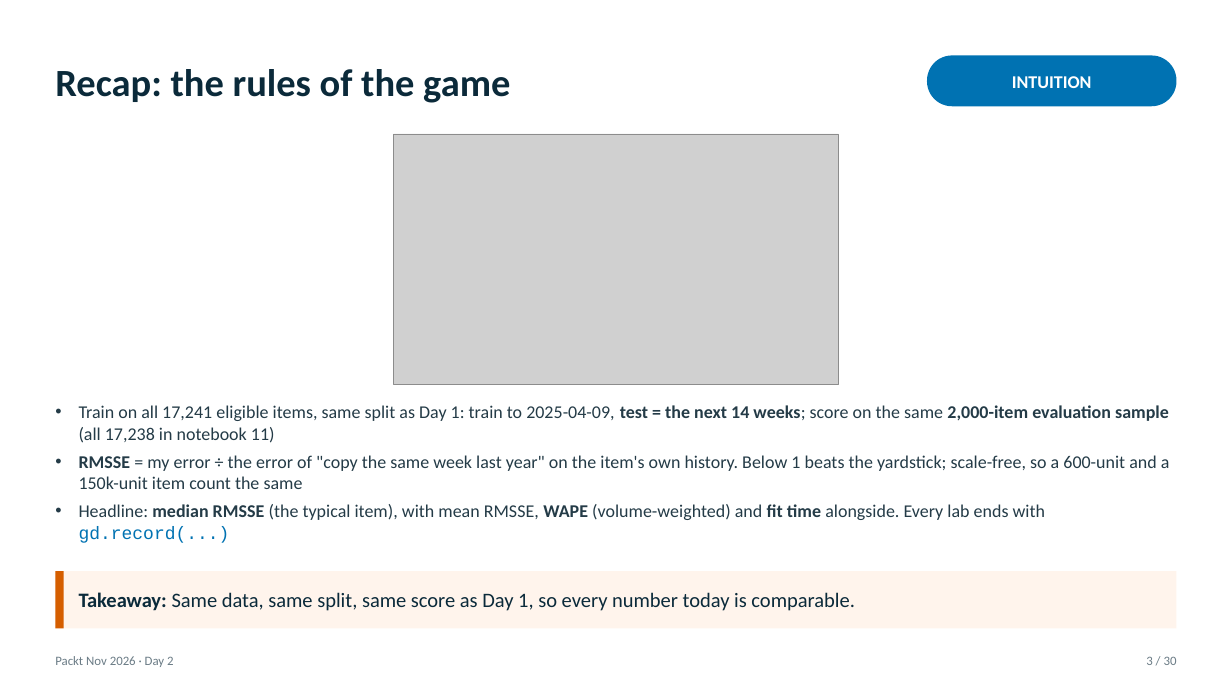
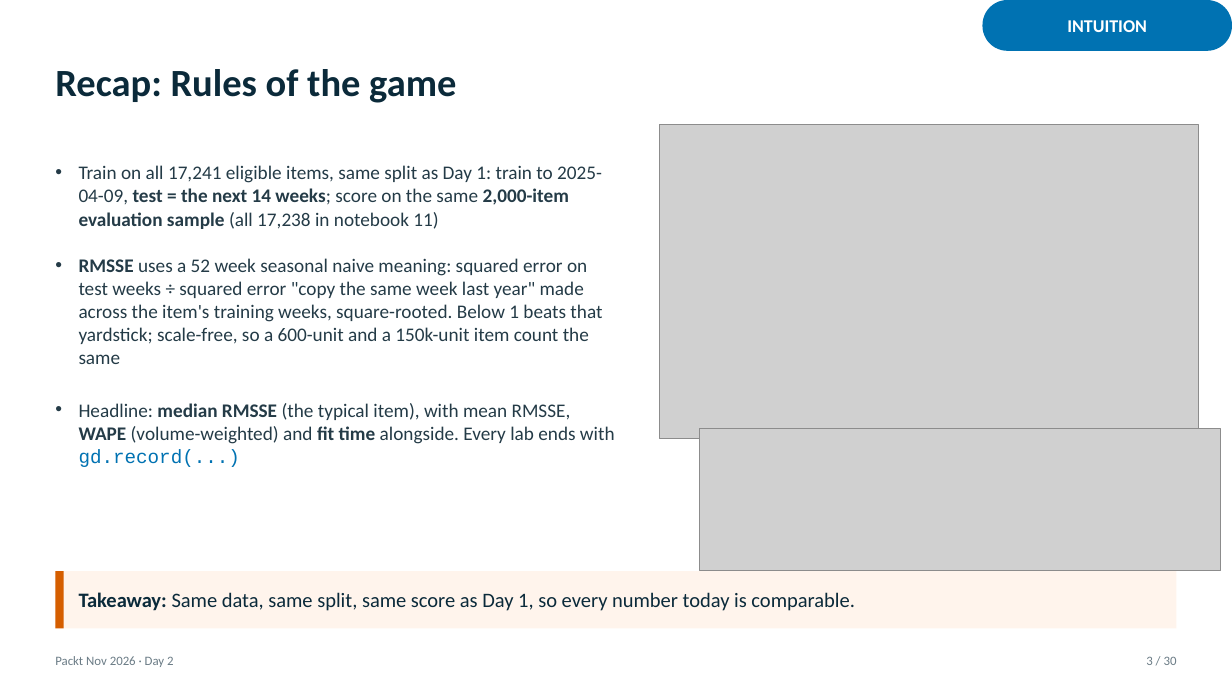
Before and after one commit to tackes/time-series-forecasting-bootcamp, a slide deck: slide 3 of day2_neural/slides_full/day2_slides.pptx. Drawn at 1232x693 pixels with LibreOffice and Linux fonts; fonts in the diff are those of the drawing; grey boxes stand for pictures. Boxes give left, top, right and bottom in pixels: in the first picture for what was removed or moved away, otherwise in the second. Text is boxed around its words. In the diff, an @@ line names an element or a change of style, - is before the commit and + after.

```diff
--- a/day2_neural/slides_full/day2_slides.pptx
+++ b/day2_neural/slides_full/day2_slides.pptx
@@ text "INTUITION": place and size @@
-text "INTUITION" at <box>1012,76,1092,88</box>
+text "INTUITION" at <box>1067,20,1147,32</box>
@@ rounded rectangle: place and size @@
-rounded rectangle at <box>927,55,1177,106</box>
+rounded rectangle at <box>982,0,1232,51</box>
@@ text at <box>55,69,456,103</box>: text changed @@
-Recap: the rules of the game
+Recap: Rules of the game
@@ picture: place and size @@
-picture at <box>394,134,838,384</box>
+picture at <box>660,125,1199,439</box>
@@ text "Train on all 17,241 eligible ...": place and size @@
-text "Train on all 17,241 eligible ..." at <box>79,405,1170,543</box>
+text "Train on all 17,241 eligible ..." at <box>79,165,615,467</box>
@@ text at <box>79,165,615,467</box>: size 14 to 15 pt in "Train on all 17,241 eligible items, same ...", "Headline: median RMSSE (the typical item), with ..."; indent changed; less space between paragraphs @@
@@ text at <box>79,258,602,364</box>: text changed; size 14 to 15 pt @@
-• RMSSE = my error ÷ the error of "copy the same week last year" on the item's own history. Below 1 beats the yardstick; scale-free, so a 600-unit and a 150k-unit item count the same
+• RMSSE uses a 52 week seasonal naive meaning: squared error on test weeks ÷ squared error "copy the same week last year" made across the item's training weeks, square-rooted. Below 1 beats that yardstick; scale-free, so a 600-unit and a 150k-unit item count the same
@@ picture added at <box>700,429,1221,571</box> @@
```
Also in this commit, not shown: 25 other slides changed, 9 slides added, 2 slides removed, 1 other file.
